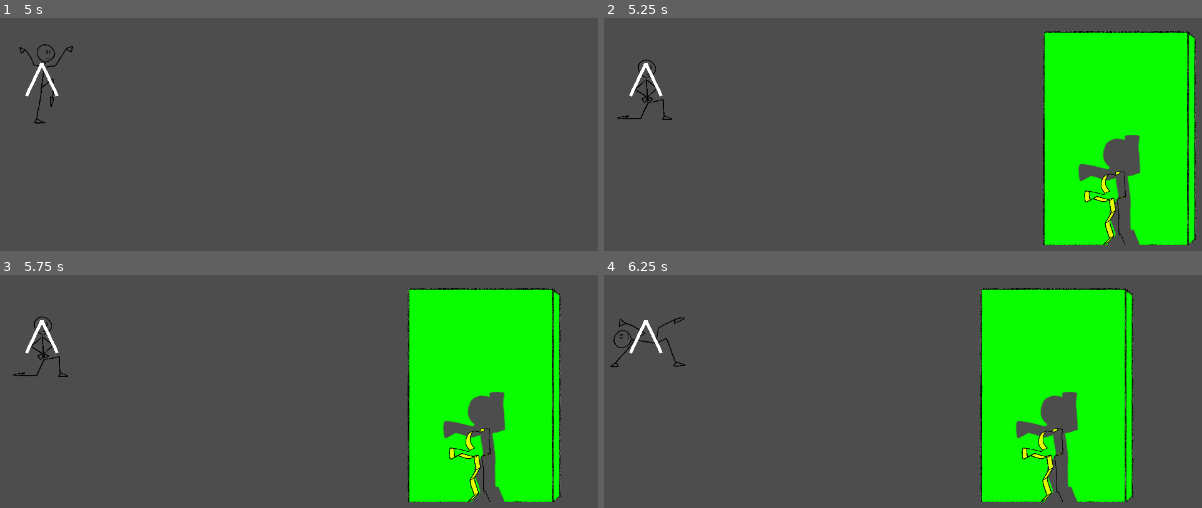
Above: before the commit, frames 1-4 (two rows, left to right).
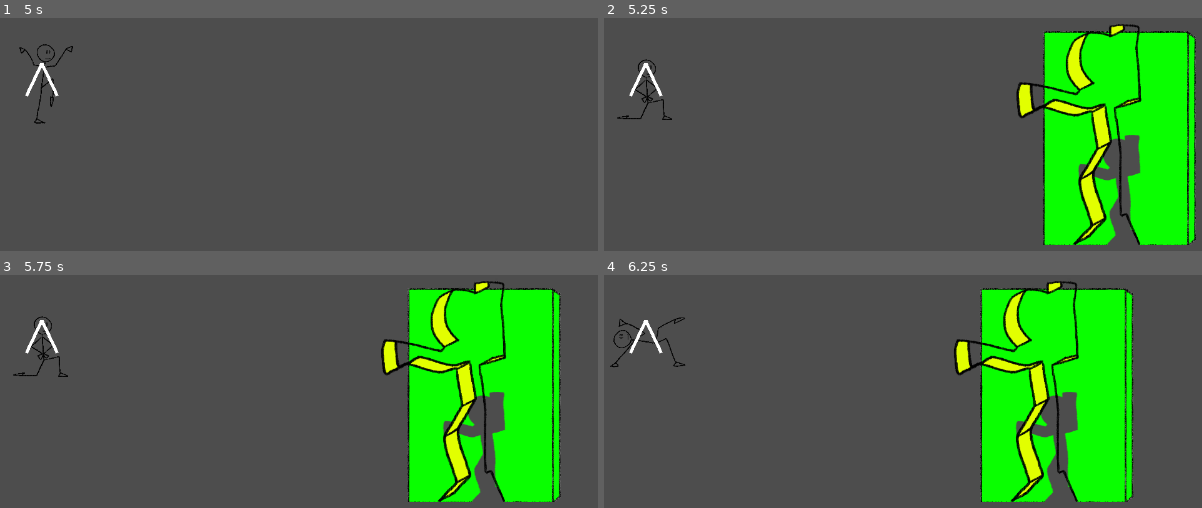
Above: after the commit, the same moments.

Repository: onegm/Scale-Game-Show
Game: Godot game, scene res://levels/Level1.tscn
Two runs of this game, one before a commit and one after it. Both use one fixed random seed, a clock stepped at 60 frames per second and the inputs below.
Inputs:
- Up to frame 1 (5 s): tap Enter at 0.5, 2, 3.5 s; hold Right (pose_right) 0.53-1.28 s; tap A (look_left) at 0.6, 2.1, 3.6 s; tap Space at 1.25, 2.75, 4.25 s; hold Down (pose_down) 1.28-2.03 s; tap D (look_right) at 1.35, 2.85, 4.35 s; hold Right (pose_right) 2.03-2.78 s; hold Up (pose_up) 2.78-3.53 s; hold Left (pose_left) from 3.53 s (still down)
- Up to frame 2 (5.25 s): release Left (pose_left) at 5.03 s; hold Down (pose_down) from 5.03 s (still down); tap A (look_left) at 5.1 s
- Up to frame 3 (5.75 s): keep holding Down (pose_down)
- Up to frame 4 (6.25 s): release Down (pose_down) at 5.78 s; hold Right (pose_right) from 5.78 s (still down); tap D (look_right) at 5.85 s

Frame 1 is identical in both runs. In frame 2, 4.2% of the frame differs, in the area x 68-90%, y 2-98%; in frame 3, 4.2%; in frame 4, 4.2%.

Commit message:
signal bus and posture_num

Diff:
--- /dev/null
+++ b/autoloaders/game.gd
@@ -0,0 +1 @@
+extends Node
--- /dev/null
+++ b/autoloaders/signal_bus.gd
@@ -0,0 +1,3 @@
+extends Node
+
+signal wall_hit(pose : Vector3) # scale[-1, 0, 1] , direction [-1, 0 ,1], pose[0 - 4]
--- a/project.godot
+++ b/project.godot
@@ -14,6 +14,11 @@
 run/main_scene="res://levels/Level1.tscn"
 config/features=PackedStringArray("4.2", "GL Compatibility")
 config/icon="res://icon.svg"
+
+[autoload]
+
+SignalBus="*res://autoloaders/signal_bus.gd"
+Game="*res://autoloaders/game.gd"
 
 [display]
 
--- a/walls/WallPosture.tscn
+++ b/walls/WallPosture.tscn
@@ -1,8 +1,11 @@
-[gd_scene load_steps=4 format=3 uid="uid://cvprlymwlmhan"]
+[gd_scene load_steps=5 format=3 uid="uid://cvprlymwlmhan"]
 
 [ext_resource type="Script" path="res://walls/wall_posture.gd" id="1_yoqds"]
 [ext_resource type="PackedScene" uid="uid://d1fvq2460vh11" path="res://walls/postures/Posture.tscn" id="2_bdc4o"]
 [ext_resource type="Texture2D" uid="uid://bldld0uo8ocjq" path="res://walls/wall.png" id="3_axnak"]
+
+[sub_resource type="RectangleShape2D" id="RectangleShape2D_wwqmh"]
+size = Vector2(220, 690)
 
 [node name="WallPosture" type="Node2D"]
 scale = Vector2(0.5, 0.5)
@@ -13,3 +16,9 @@
 [node name="Wall" type="Sprite2D" parent="Posture"]
 texture = ExtResource("3_axnak")
 offset = Vector2(0, -340)
+
+[node name="Area2D" type="Area2D" parent="."]
+
+[node name="CollisionShape2D" type="CollisionShape2D" parent="Area2D"]
+position = Vector2(0, -335)
+shape = SubResource("RectangleShape2D_wwqmh")
--- a/walls/postures/posture.gd
+++ b/walls/postures/posture.gd
@@ -14,4 +14,4 @@
 
 func set_posture_scale(new_scale : int):
 	scale = new_scale*SCALE_FACTOR
-	$Outlines.scale *= new_scale/3.0*SCALE_FACTOR
+	$Outlines.scale = scale/4.0
--- a/walls/wall_posture.gd
+++ b/walls/wall_posture.gd
@@ -1,8 +1,14 @@
 extends Node2D
 
 @onready var posture = $Posture
+var posture_num : int
+var speed = 100
 
-var speed = 100
+func _ready():
+	$Area2D.area_entered.connect(on_area_entered)
+
+func on_area_entered():
+	SignalBus.wall_hit.emit(Vector3(posture_num, posture_num, posture_num))
 
 func _physics_process(delta):
 	global_position.x -= speed*delta
@@ -10,6 +16,7 @@
 		queue_free()
 
 func set_posture(posture_num : int):
+	posture_num = posture_num
 	posture.set_posture(posture_num)
 
 func set_wall_and_posture_scale(new_scale : int):
